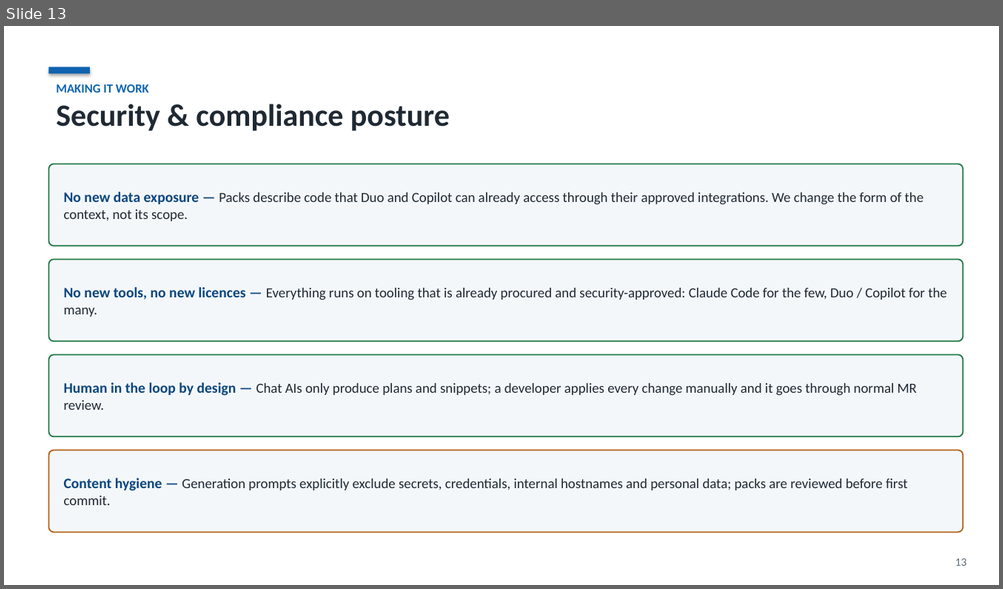
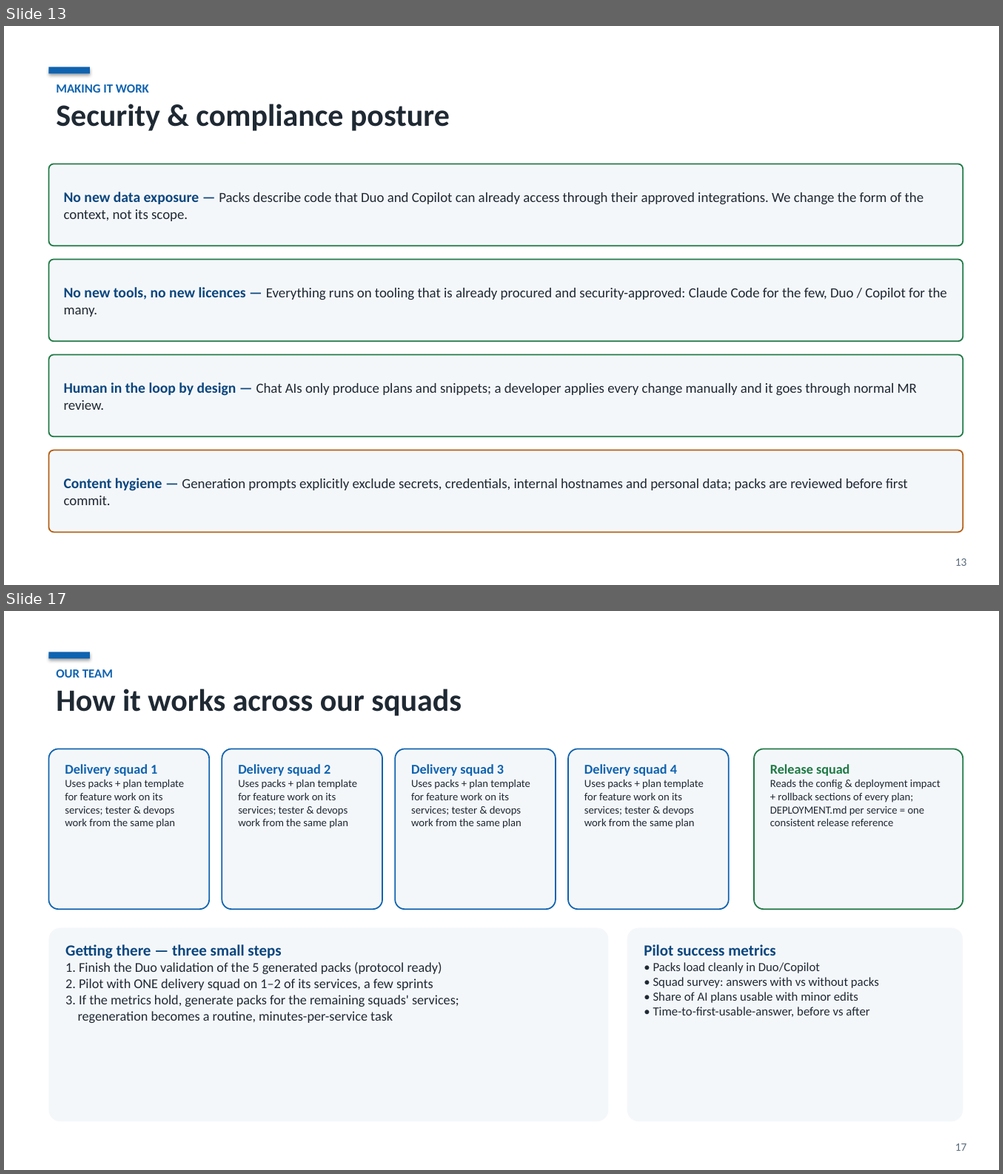
Before and after one commit to kamilhakim-s/claude2duo, a slide deck: deck/claude2duo-context-packs.pptx. Shown one above the other, each under a label of ours: slide 13 before the commit, slides 13 and 17 after it; the slides between them are not shown. The pictures are 1003x589 and 1003x1174 pixels, drawn with LibreOffice and Linux fonts; fonts in the diff are those of the drawing. Boxes give left, top, right and bottom in pixels: in the first picture for what was removed or moved away, otherwise in the second. Text is boxed around its words. In the diff, an @@ line names an element or a change of style, - is before the commit and + after.

```diff
--- a/deck/claude2duo-context-packs.pptx
+++ b/deck/claude2duo-context-packs.pptx
@@ slide 17 added at <box>4,611,999,1170</box>, background #FFFFFF @@
@@ rectangle added at <box>48,652,90,659</box>, fill #0E63B0 @@
@@ text added at <box>56,669,461,716</box>, 30 pt, text #1F2933, bold @@
+OUR TEAM
+How it works across our squads
@@ rounded rectangle added at <box>48,749,209,909</box>, fill #F4F7FA, outline #0E63B0 1.25 pt, 10.5 pt, text #1F2933 @@
+Delivery squad 1
+Uses packs + plan template for feature work on its services; tester & devops work from the same plan
@@ rounded rectangle added at <box>222,749,382,909</box>, fill #F4F7FA, outline #0E63B0 1.25 pt, 10.5 pt, text #1F2933 @@
+Delivery squad 2
+Uses packs + plan template for feature work on its services; tester & devops work from the same plan
@@ rounded rectangle added at <box>395,749,555,909</box>, fill #F4F7FA, outline #0E63B0 1.25 pt, 10.5 pt, text #1F2933 @@
+Delivery squad 3
+Uses packs + plan template for feature work on its services; tester & devops work from the same plan
@@ rounded rectangle added at <box>568,749,728,909</box>, fill #F4F7FA, outline #0E63B0 1.25 pt, 10.5 pt, text #1F2933 @@
+Delivery squad 4
+Uses packs + plan template for feature work on its services; tester & devops work from the same plan
@@ rounded rectangle added at <box>754,749,963,909</box>, fill #F4F7FA, outline #1E7A45 1.25 pt, 10.5 pt, text #1F2933 @@
+Release squad
+Reads the config & deployment impact + rollback sections of every plan; DEPLOYMENT.md per service = one consistent release reference
@@ rounded rectangle added at <box>48,928,609,1122</box>, fill #F4F7FA, 13 pt, text #1F2933 @@
+Getting there — three small steps
+1. Finish the Duo validation of the 5 generated packs (protocol ready)
+2. Pilot with ONE delivery squad on 1–2 of its services, a few sprints
+3. If the metrics hold, generate packs for the remaining squads' services;
+regeneration becomes a routine, minutes-per-service task
@@ rounded rectangle added at <box>627,928,963,1122</box>, fill #F4F7FA, 12 pt, text #1F2933 @@
+Pilot success metrics
+• Packs load cleanly in Duo/Copilot
+• Squad survey: answers with vs without packs
+• Share of AI plans usable with minor edits
+• Time-to-first-usable-answer, before vs after
@@ text added at <box>955,1144,967,1151</box>, 11 pt, text #5A6B7A @@
+17
```
Also in this commit, not shown: 5 slides changed, 1 other slide added, 1 slide removed, 3 other files.
